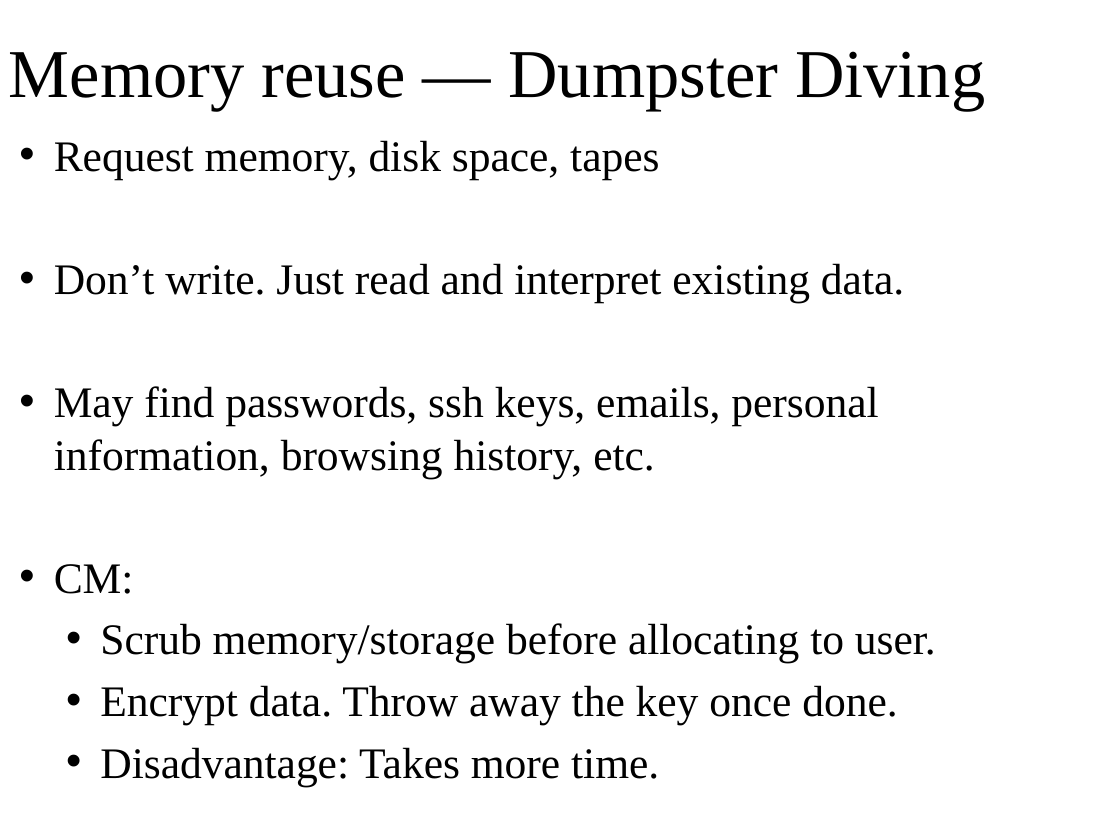
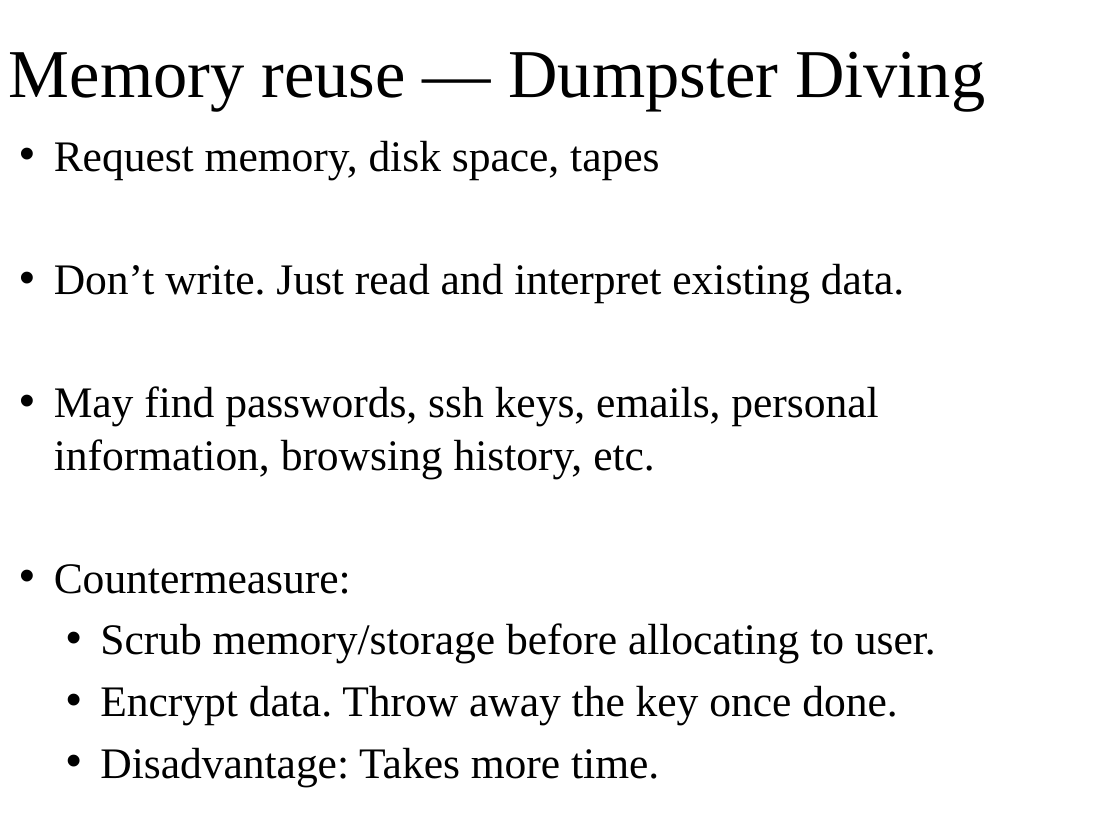
Before and after one commit to oscourse/oscourse.github.io, a slide deck: slide 11 of slides/security.pptx (slide 12 before the commit). Drawn at 1120x840 pixels with LibreOffice and Linux fonts; fonts in the diff are those of the drawing. Boxes give left, top, right and bottom in pixels: in the first picture for what was removed or moved away, otherwise in the second. Text is boxed around its words. In the diff, an @@ line names an element or a change of style, - is before the commit and + after.

```diff
--- a/slides/security.pptx
+++ b/slides/security.pptx
@@ text at (54, 564, 351, 594): text changed @@
-• CM:
+• Countermeasure:
```
Also in this commit, not shown: 6 other slides changed, 3 slides removed, 2 other files.
